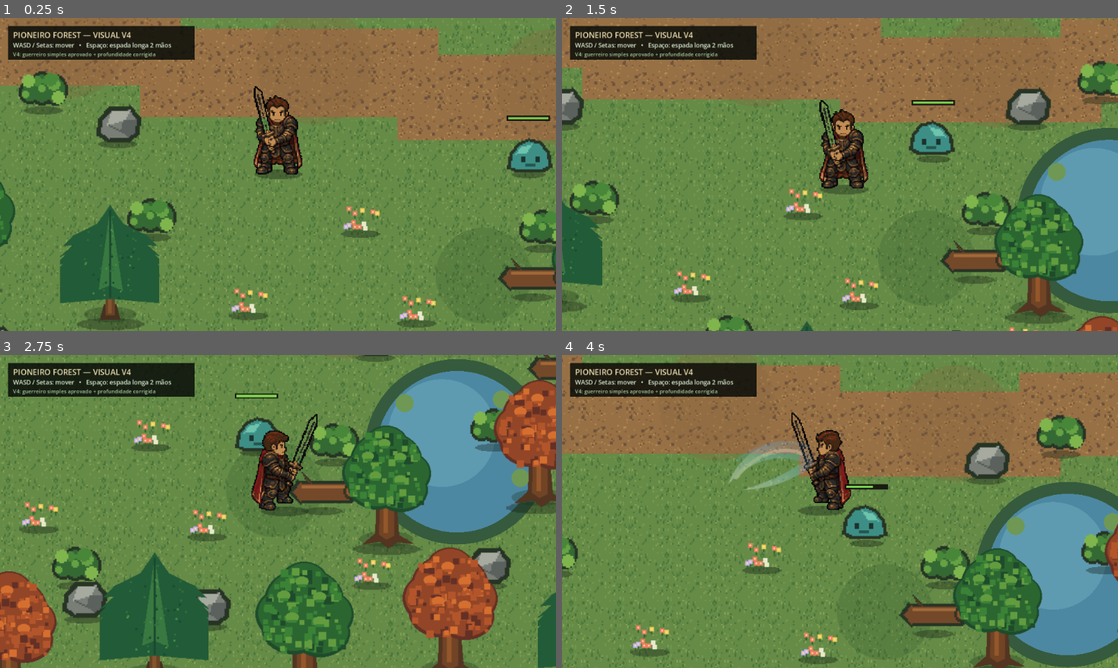
Above: before the commit, frames 1-4 (two rows, left to right).
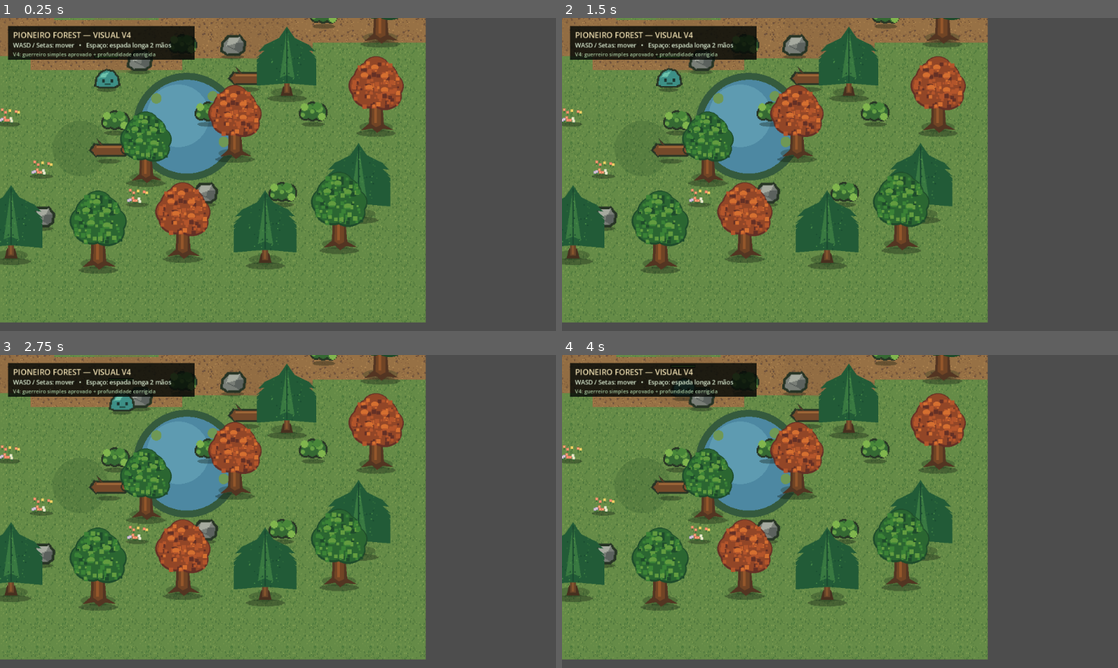
Above: after the commit, the same moments.

Repository: PIONEIRO/PioneiroForestPrototype
Game: Godot game, scene res://scenes/forest_test.tscn
Two runs of this game, one before a commit and one after it. Both use one fixed random seed, a clock stepped at 60 frames per second and the inputs below.
Inputs:
- Up to frame 1 (0.25 s): no input
- Up to frame 2 (1.5 s): hold Right (ui_right) 0.53-1.28 s; tap Space at 0.77 s; hold Down (ui_down) from 1.28 s (still down)
- Up to frame 3 (2.75 s): tap Space at 1.52 s; release Down (ui_down) at 2.03 s; hold Right (ui_right) from 2.03 s (still down)
- Up to frame 4 (4 s): release Right (ui_right) at 2.78 s; hold Up (ui_up) 2.78-3.53 s; tap Space at 3.02, 3.77 s; hold Left (ui_left) from 3.53 s (still down)

The runs differ from the first frame. In frame 1, 64% of the frame differs, in the area x 0-100%, y 0-100%; in frame 2, 61%; in frame 3, 71%; in frame 4, 65%.
Error after the commit: Parse Error: Cannot infer the type of "swing" variable because the value doesn't have a set type. (res://scripts/player.gd:192)

Commit message:
feat: add V5 procedural walk attack and smaller camera

Diff:
--- a/scripts/player.gd
+++ b/scripts/player.gd
@@ -3,34 +3,43 @@
 
 signal attack_started(direction_index: int, origin: Vector2)
 
-const VISUAL_VERSION := 4
+const VISUAL_VERSION := 5
 const WEAPON_CLASS := "TWO_HANDED_LONGSWORD"
 const DEPTH_BASE := 2048
 const PLAYER_TEXTURE_SOURCE_PREFIX := "res://assets/art_v4/warrior_greatsword_simple_8dir.b64."
 const PLAYER_TEXTURE_CHUNKS := 6
-const ATTACK_TEXTURE_PATH := "res://assets/art_v3/greatsword_slash.svg"
+const SOURCE_CELL_SIZE := Vector2(64.0, 96.0)
+const CELL_SIZE := Vector2(96.0, 96.0)
+const WALK_FRAMES := 4
+const ATTACK_FRAMES := 6
+const WALK_FPS := 8.0
+const ATTACK_FPS := 13.0
 const SPEED := 220.0
-const ATTACK_COOLDOWN := 0.30
-const CELL_SIZE := Vector2(64.0, 96.0)
-const ART_SCALE := 1.48
-const CAMERA_ZOOM := 1.72
+const ATTACK_COOLDOWN := 0.46
+const ART_SCALE := 1.12
+const CAMERA_ZOOM := 1.32
 
 var facing_index := 0
 var _visual: Sprite2D
 var _shadow: Sprite2D
-var _attack_fx: Sprite2D
 var _base_visual_position := Vector2.ZERO
 var _attack_was_down := false
 var _attack_timer := 0.0
-var _walk_phase := 0.0
+var _walk_time := 0.0
+var _state := "idle"
+var _frame := 0
+var _idle_texture: Texture2D
+var _walk_texture: Texture2D
+var _attack_texture: Texture2D
 
 func _ready() -> void:
 	collision_layer = 2
 	collision_mask = 1
 	_build_collision()
+	_build_animation_textures()
 	_build_visual()
 	_build_camera()
-	_apply_direction_visual()
+	_apply_frame()
 
 func normalized_input(raw: Vector2) -> Vector2:
 	if raw.length_squared() > 1.0:
@@ -77,7 +86,8 @@
 		raw = wasd
 	var move_dir := normalized_input(raw)
 	velocity = move_dir * SPEED
-	if move_dir.length_squared() > 0.001:
+	var moving := move_dir.length_squared() > 0.001
+	if moving:
 		facing_index = direction_index_from_vector(move_dir)
 		move_and_slide()
 	else:
@@ -85,44 +95,47 @@
 	z_index = depth_index_for_y(global_position.y)
 	_attack_timer = maxf(0.0, _attack_timer - delta)
 	_handle_attack()
-	_animate_visual(delta, move_dir.length_squared() > 0.001)
+	_animate_visual(delta, moving)
 
 func _handle_attack() -> void:
 	var attack_down := Input.is_physical_key_pressed(KEY_SPACE)
 	if attack_down and not _attack_was_down and _attack_timer <= 0.0:
 		_attack_timer = ATTACK_COOLDOWN
+		_state = "attack"
+		_frame = 0
 		attack_started.emit(facing_index, global_position)
-		_update_attack_fx(true)
 	_attack_was_down = attack_down
 
 func _animate_visual(delta: float, moving: bool) -> void:
 	if _visual == null:
 		return
-	_walk_phase += delta * (10.0 if moving else 2.0)
-	var bob := sin(_walk_phase) * (1.8 if moving else 0.35)
-	var attack_lift := 0.0
-	if _attack_timer > ATTACK_COOLDOWN * 0.55:
-		attack_lift = 3.0
-	_visual.position = _base_visual_position + Vector2(0, bob - attack_lift)
-	_apply_direction_visual()
-	_update_attack_fx(_attack_timer > 0.08)
-
-func _apply_direction_visual() -> void:
+	if _attack_timer > 0.0:
+		_state = "attack"
+		var attack_elapsed := ATTACK_COOLDOWN - _attack_timer
+		_frame = mini(ATTACK_FRAMES - 1, int(floor(attack_elapsed * ATTACK_FPS)))
+		_visual.position = _base_visual_position + facing_vector_from_index(facing_index) * minf(2.0, attack_elapsed * 8.0)
+	else:
+		if moving:
+			_state = "walk"
+			_walk_time += delta
+			_frame = int(floor(_walk_time * WALK_FPS)) % WALK_FRAMES
+			var bob := -1.0 if _frame in [1, 3] else 0.0
+			_visual.position = _base_visual_position + Vector2(0, bob)
+		else:
+			_state = "idle"
+			_frame = 0
+			_walk_time = 0.0
+			_visual.position = _base_visual_position
+	_apply_frame()
+
+func _apply_frame() -> void:
 	if _visual == null:
 		return
-	_visual.region_rect = Rect2(float(facing_index) * CELL_SIZE.x, 0.0, CELL_SIZE.x, CELL_SIZE.y)
-
-func _update_attack_fx(show_fx: bool) -> void:
-	if _attack_fx == null:
-		return
-	_attack_fx.visible = show_fx
-	if not show_fx:
-		return
-	var facing := facing_vector_from_index(facing_index)
-	_attack_fx.position = facing * 68.0 + Vector2(0, -48)
-	_attack_fx.rotation = facing.angle()
-	var alpha := clampf(_attack_timer / ATTACK_COOLDOWN, 0.25, 1.0)
-	_attack_fx.modulate = Color(1, 1, 1, alpha)
+	match _state:
+		"walk": _visual.texture = _walk_texture
+		"attack": _visual.texture = _attack_texture
+		_: _visual.texture = _idle_texture
+	_visual.region_rect = Rect2(float(facing_index) * CELL_SIZE.x, float(_frame) * CELL_SIZE.y, CELL_SIZE.x, CELL_SIZE.y)
 
 func _build_collision() -> void:
 	var collision := CollisionShape2D.new()
@@ -132,50 +145,133 @@
 	collision.position = Vector2(0, -10)
 	add_child(collision)
 
-func _load_player_texture() -> Texture2D:
+func _load_source_image() -> Image:
 	var encoded := ""
 	for index in range(PLAYER_TEXTURE_CHUNKS):
 		var path := "%s%d.txt" % [PLAYER_TEXTURE_SOURCE_PREFIX, index]
 		if not FileAccess.file_exists(path):
-			push_error("V4 player texture source missing: %s" % path)
+			push_error("V5 player source missing: %s" % path)
 			return null
 		encoded += FileAccess.get_file_as_string(path).strip_edges()
 	var raw := Marshalls.base64_to_raw(encoded)
 	var image := Image.new()
 	var error := image.load_png_from_buffer(raw)
 	if error != OK:
-		push_error("V4 player texture decode failed: %s" % error)
+		push_error("V5 player source decode failed: %s" % error)
 		return null
 	if image.get_width() != 512 or image.get_height() != 96:
-		push_error("V4 player texture has unexpected dimensions")
+		push_error("V5 player source has unexpected dimensions")
 		return null
-	return ImageTexture.create_from_image(image)
+	image.convert(Image.FORMAT_RGBA8)
+	return image
+
+func _build_animation_textures() -> void:
+	var source := _load_source_image()
+	if source == null:
+		return
+	var idle := Image.create_empty(int(CELL_SIZE.x) * 8, int(CELL_SIZE.y), false, Image.FORMAT_RGBA8)
+	var walk := Image.create_empty(int(CELL_SIZE.x) * 8, int(CELL_SIZE.y) * WALK_FRAMES, false, Image.FORMAT_RGBA8)
+	var attack := Image.create_empty(int(CELL_SIZE.x) * 8, int(CELL_SIZE.y) * ATTACK_FRAMES, false, Image.FORMAT_RGBA8)
+	idle.fill(Color(0,0,0,0))
+	walk.fill(Color(0,0,0,0))
+	attack.fill(Color(0,0,0,0))
+	for direction in range(8):
+		var source_rect := Rect2i(direction * int(SOURCE_CELL_SIZE.x), 0, int(SOURCE_CELL_SIZE.x), int(SOURCE_CELL_SIZE.y))
+		var base_x := direction * int(CELL_SIZE.x) + 16
+		idle.blit_rect(source, source_rect, Vector2i(base_x, 0))
+		_draw_weapon(idle, direction, 0, 0.0, false)
+		for frame in range(WALK_FRAMES):
+			var y := frame * int(CELL_SIZE.y)
+			walk.blit_rect(source, source_rect, Vector2i(base_x, y))
+			_draw_walk_legs(walk, direction, frame, y)
+			_draw_weapon(walk, direction, y, 0.0, false)
+		for frame in range(ATTACK_FRAMES):
+			var y := frame * int(CELL_SIZE.y)
+			var lunge := facing_vector_from_index(direction) * float([0,1,2,3,2,0][frame])
+			attack.blit_rect(source, source_rect, Vector2i(base_x + int(round(lunge.x)), y + int(round(lunge.y))))
+			var swing := [-1.05, -0.65, -0.25, 0.18, 0.58, 0.88][frame]
+			_draw_weapon(attack, direction, y, swing, true)
+	_idle_texture = ImageTexture.create_from_image(idle)
+	_walk_texture = ImageTexture.create_from_image(walk)
+	_attack_texture = ImageTexture.create_from_image(attack)
+
+func _draw_walk_legs(image: Image, direction: int, frame: int, y_offset: int) -> void:
+	var center_x := direction * int(CELL_SIZE.x) + 48
+	var stride := [3, 1, -3, -1][frame]
+	var boot_y := y_offset + 82
+	_draw_disc(image, center_x - 7 + stride, boot_y, 4, Color("#3b261c"))
+	_draw_disc(image, center_x + 7 - stride, boot_y + (1 if frame in [1,3] else 0), 4, Color("#4c2f1e"))
+	_draw_line(image, Vector2i(center_x - 5, boot_y - 10), Vector2i(center_x - 7 + stride, boot_y - 2), Color("#20252b"), 3)
+	_draw_line(image, Vector2i(center_x + 5, boot_y - 10), Vector2i(center_x + 7 - stride, boot_y - 2), Color("#20252b"), 3)
+
+func _draw_weapon(image: Image, direction: int, y_offset: int, swing_offset: float, attacking: bool) -> void:
+	var facing := facing_vector_from_index(direction)
+	var facing_angle := atan2(facing.y, facing.x)
+	var theta := facing_angle - 1.42 + swing_offset
+	var center := Vector2(direction * int(CELL_SIZE.x) + 48, y_offset + 50)
+	var handle := center + Vector2(cos(theta), sin(theta)) * 5.0
+	var tip := center + Vector2(cos(theta), sin(theta)) * (43.0 if attacking else 37.0)
+	var perp := Vector2(-sin(theta), cos(theta))
+	_draw_line(image, Vector2i(handle - Vector2(cos(theta), sin(theta)) * 3.0), Vector2i(tip), Color("#10151b"), 5)
+	_draw_line(image, Vector2i(handle), Vector2i(tip), Color("#c9d4dc"), 3)
+	_draw_line(image, Vector2i(handle + Vector2(1,0)), Vector2i(tip + Vector2(1,0)), Color("#f5f7f5"), 1)
+	_draw_line(image, Vector2i(handle + perp * 6.0), Vector2i(handle - perp * 6.0), Color("#c89b42"), 3)
+	var grip_end := handle - Vector2(cos(theta), sin(theta)) * 10.0
+	_draw_line(image, Vector2i(handle), Vector2i(grip_end), Color("#5a341f"), 4)
+	_draw_disc(image, int(round(handle.x - cos(theta) * 2.0)), int(round(handle.y - sin(theta) * 2.0)), 2, Color("#8c5b35"))
+	_draw_disc(image, int(round(handle.x - cos(theta) * 7.0)), int(round(handle.y - sin(theta) * 7.0)), 2, Color("#8c5b35"))
+	if attacking:
+		var shoulder := center + Vector2(-facing.x * 2.0, -6.0)
+		_draw_line(image, Vector2i(shoulder), Vector2i(handle), Color("#77828a"), 4)
+
+func _draw_line(image: Image, start: Vector2i, finish: Vector2i, color: Color, width: int = 1) -> void:
+	var x0 := start.x
+	var y0 := start.y
+	var x1 := finish.x
+	var y1 := finish.y
+	var dx := absi(x1 - x0)
+	var sx := 1 if x0 < x1 else -1
+	var dy := -absi(y1 - y0)
+	var sy := 1 if y0 < y1 else -1
+	var err := dx + dy
+	while true:
+		_draw_disc(image, x0, y0, maxi(0, width / 2), color)
+		if x0 == x1 and y0 == y1:
+			break
+		var e2 := 2 * err
+		if e2 >= dy:
+			err += dy
+			x0 += sx
+		if e2 <= dx:
+			err += dx
+			y0 += sy
+
+func _draw_disc(image: Image, cx: int, cy: int, radius: int, color: Color) -> void:
+	for yy in range(cy - radius, cy + radius + 1):
+		for xx in range(cx - radius, cx + radius + 1):
+			if xx < 0 or yy < 0 or xx >= image.get_width() or yy >= image.get_height():
+				continue
+			if Vector2(xx - cx, yy - cy).length_squared() <= radius * radius:
+				image.set_pixel(xx, yy, color)
 
 func _build_visual() -> void:
 	_shadow = Sprite2D.new()
 	_shadow.texture = load("res://assets/art_v2/shadow.png")
-	_shadow.scale = Vector2(0.78, 0.58)
+	_shadow.scale = Vector2(0.68, 0.50)
 	_shadow.position = Vector2(0, -2)
 	_shadow.z_index = -1
 	add_child(_shadow)
 
 	_visual = Sprite2D.new()
-	_visual.texture = _load_player_texture()
+	_visual.texture = _idle_texture
 	_visual.texture_filter = CanvasItem.TEXTURE_FILTER_NEAREST
 	_visual.region_enabled = true
 	_visual.region_rect = Rect2(0, 0, CELL_SIZE.x, CELL_SIZE.y)
 	_visual.centered = false
 	_visual.scale = Vector2(ART_SCALE, ART_SCALE)
-	_base_visual_position = Vector2(-CELL_SIZE.x * ART_SCALE * 0.5, -93.0 * ART_SCALE)
+	_base_visual_position = Vector2(-CELL_SIZE.x * ART_SCALE * 0.5, -92.0 * ART_SCALE)
 	_visual.position = _base_visual_position
 	add_child(_visual)
-
-	_attack_fx = Sprite2D.new()
-	_attack_fx.texture = load(ATTACK_TEXTURE_PATH)
-	_attack_fx.scale = Vector2(0.95, 0.95)
-	_attack_fx.visible = false
-	_attack_fx.z_index = 4
-	add_child(_attack_fx)
 
 func _build_camera() -> void:
 	var camera := Camera2D.new()
